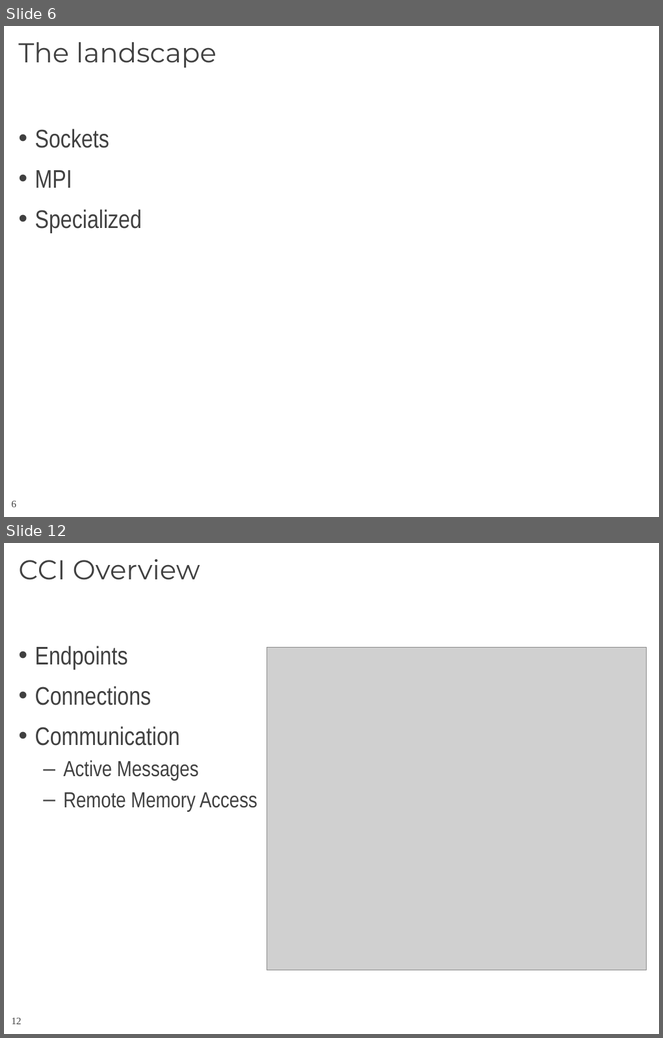
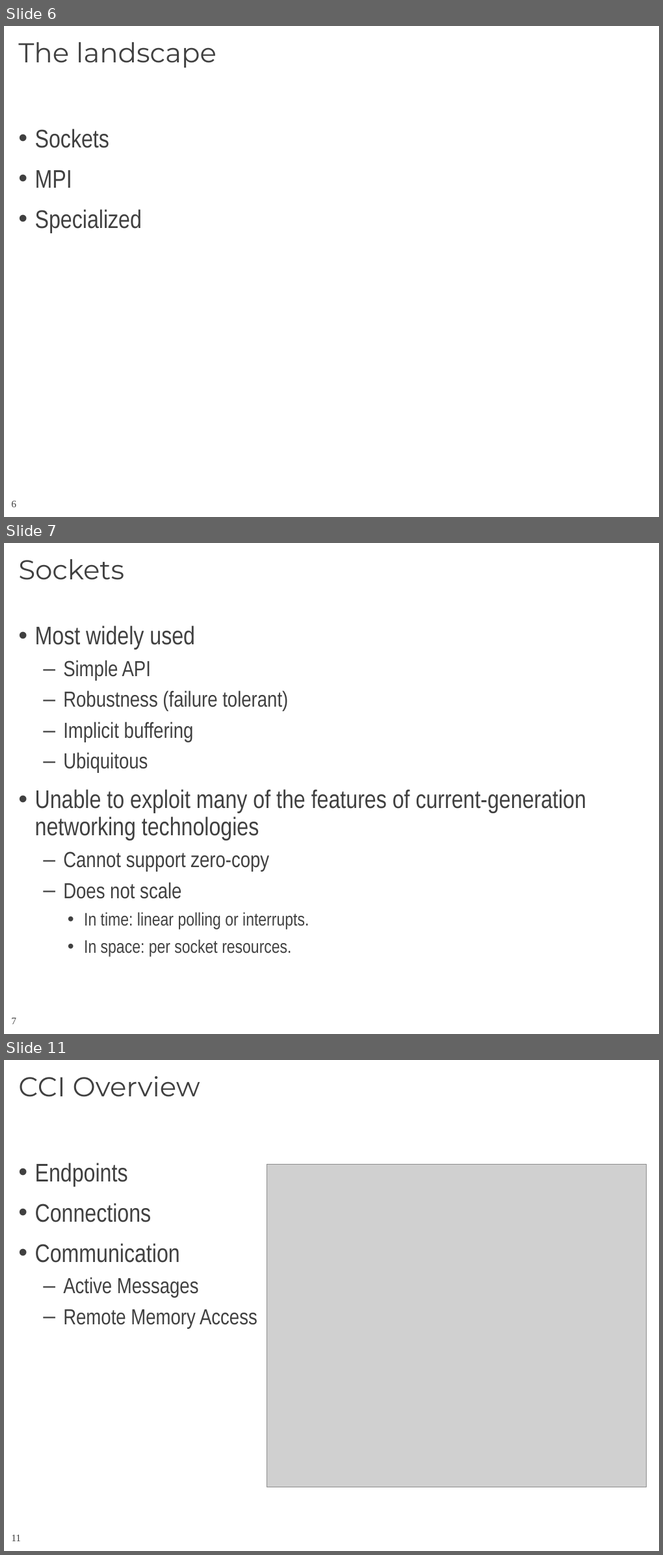
Before and after one commit to CCI/pub, a slide deck: slides/HotI-2011/2011-HotI-CCI-OLCF.pptx. Shown one above the other, each under a label of ours: slides 6 and 12 before the commit, slides 6, 7 and 11 after it; the slides between them are not shown. The pictures are 663x1038 and 663x1555 pixels, drawn with LibreOffice and Linux fonts; fonts in the diff are those of the drawing; grey boxes stand for pictures; background and template pictures are left out. Boxes give left, top, right and bottom in pixels: in the first picture for what was removed or moved away, otherwise in the second. Text is boxed around its words. In the diff, an @@ line names an element or a change of style, - is before the commit and + after.

```diff
--- a/slides/HotI-2011/2011-HotI-CCI-OLCF.pptx
+++ b/slides/HotI-2011/2011-HotI-CCI-OLCF.pptx
@@ slide 7 added at (x1=4, y1=543, x2=659, y2=1034), background #FFFFFF; not listed: 1 template element that a slide beside it also shows @@
@@ title added at (x1=18, y1=559, x2=124, y2=580), 30 pt, text #404040 @@
+Sockets
@@ text added at (x1=35, y1=626, x2=586, y2=956), 24 pt, text #404040 @@
+• Most widely used
+  – Simple API
+  – Robustness (failure tolerant)
+  – Implicit buffering
+  – Ubiquitous
+• Unable to exploit many of the features of current-generation networking technologies
+  – Cannot support zero-copy
+  – Does not scale
+    • In time: linear polling or interrupts.
+    • In space: per socket resources.
@@ what was slide 12 is now slide 11 @@
@@ page number at (x1=11, y1=1535, x2=21, y2=1542): text changed @@
-12
+11
```
Also in this commit, not shown: 6 slides changed, 2 other slides added, 4 slides removed.
